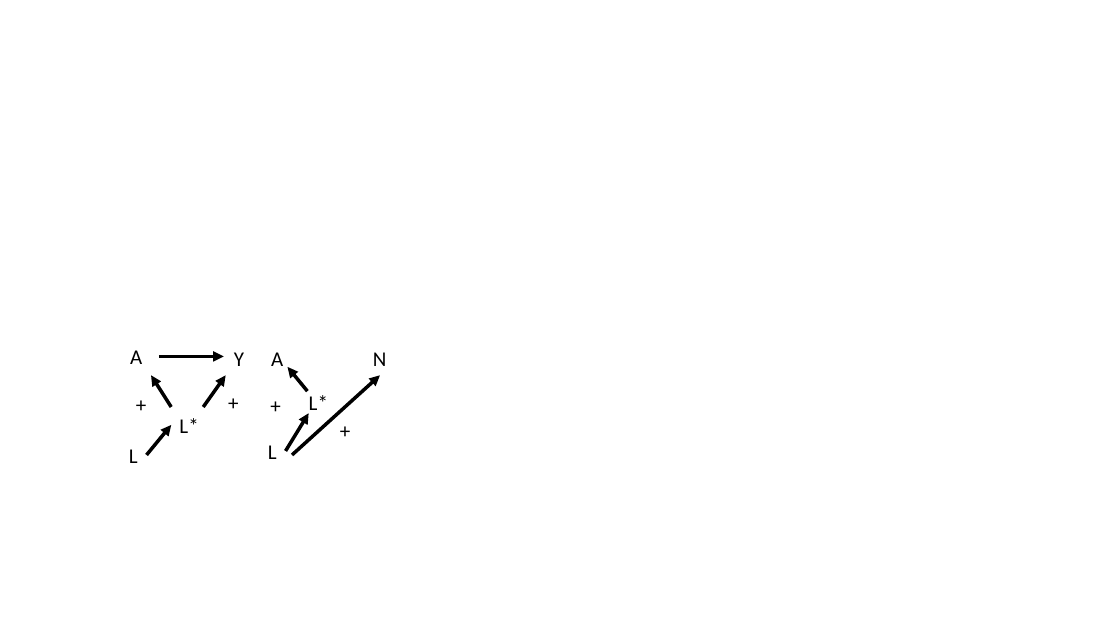
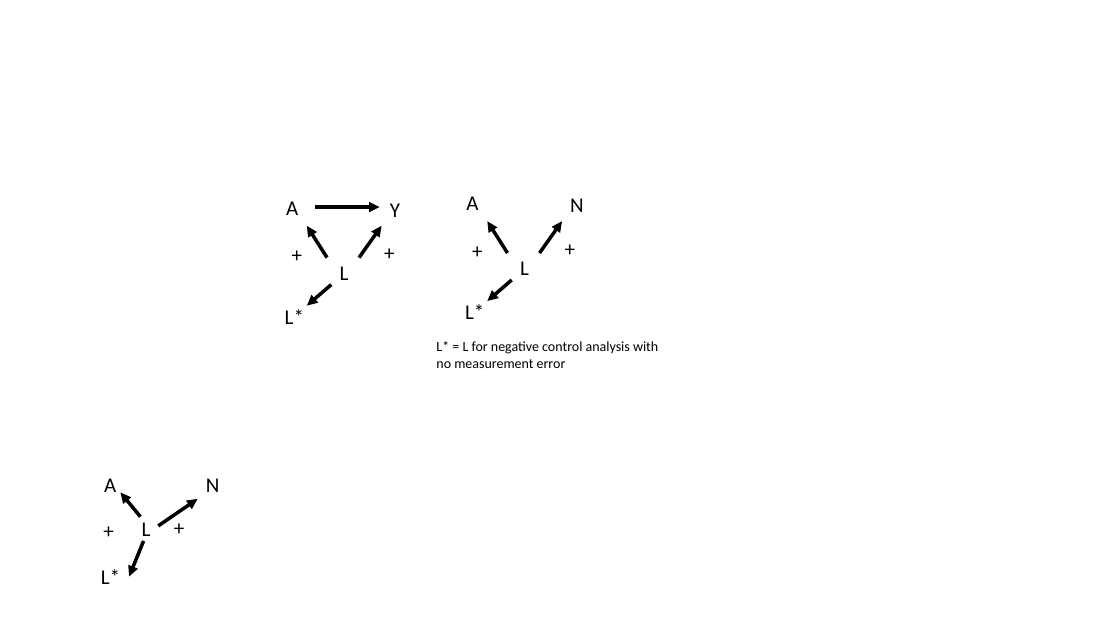
Before and after one commit to heathermcb/bad_negative_control_outcomes, a slide deck: slide 6 of figs/dags.pptx (slide 5 before the commit). Drawn at 1120x630 pixels with LibreOffice and Linux fonts; fonts in the diff are those of the drawing. Boxes give left, top, right and bottom in pixels: in the first picture for what was removed or moved away, otherwise in the second. Text is boxed around its words. In the diff, an @@ line names an element or a change of style, - is before the commit and + after.

```diff
--- a/figs/dags.pptx
+++ b/figs/dags.pptx
@@ text added at [466, 196, 478, 210], 18 pt, text #000000 @@
+A
@@ text added at [570, 198, 584, 212], 18 pt, text #000000 @@
+N
@@ 4 texts, 3 arrows: place and size @@
-4 texts, 3 arrows at [128, 350, 248, 421]
+4 texts, 3 arrows at [283, 201, 403, 271]
@@ text added at [464, 234, 492, 267], 18 pt, text #000000 @@
++
@@ arrow added from (507, 253) to (487, 222), #000000 3 pt @@
@@ arrow added from (539, 253) to (562, 222), #000000 3 pt @@
@@ text added at [556, 231, 584, 265], 18 pt, text #000000 @@
++
@@ text at [340, 266, 349, 280]: text changed @@
-L*
+L
@@ text added at [520, 261, 529, 275], 18 pt, text #000000 @@
+L
@@ arrow moved from (146, 455) - (171, 425) to (331, 285) - (307, 306) @@
@@ arrow added from (512, 280) to (487, 301), #000000 3 pt @@
@@ text at [285, 309, 304, 324]: text changed @@
-L
+L*
@@ text added at [465, 304, 484, 319], 18 pt, text #000000 @@
+L*
@@ text added at [436, 341, 658, 368], 12 pt, text #000000 @@
+L* = L for negative control analysis with no measurement error
@@ text "N": place and size @@
-text "N" at [373, 352, 387, 366]
+text "N" at [206, 478, 220, 492]
@@ arrow moved from (292, 455) - (380, 376) to (158, 526) - (197, 499) @@
@@ 2 texts, 1 arrow: place and size @@
-2 texts, 1 arrow at [262, 352, 308, 422]
+2 texts, 1 arrow at [95, 478, 140, 547]
@@ text at [142, 522, 151, 542]: text changed @@
-L*
+L
@@ text "+": place and size @@
-text "+" at [332, 413, 360, 447]
+text "+" at [166, 511, 193, 544]
@@ text at [101, 569, 120, 584]: text changed @@
-L
+L*
@@ arrow moved from (286, 451) - (308, 413) to (144, 541) - (129, 576) @@
```
Also in this commit, not shown: 1 other slide changed, 2 slides added, 21 other files.
